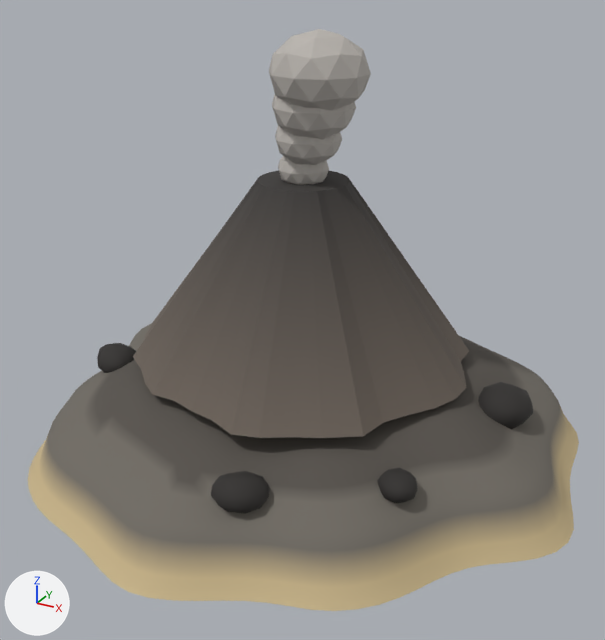
The glTF model mole/assets/home3d/islands/island_west.glb, before and after one commit.
Before and after are seen from a camera (50 mm lens) standing at (-34.2, -25.1, 16.2) and looking at (-47.3, -1.3, 4.3). Lighting does not change. The marker at lower left points along +X, +Y and +Z. The older version comes first. Vertices at exactly the same position are counted once.

Script lines for the objects in view, before the commit:
```python
me_circle_001 = bpy.data.meshes.new('Circle.001')
me_circle_001.from_pydata(...)  # 2763 vertices, 5388 faces; spans x -10.3..10.8, y -10.6..9.8, z -0.9..14.0
me_circle_001.materials.append(mat_islandvc)
ob_island_west_volcano = bpy.data.objects.new('Island_West_Volcano', me_circle_001)
ob_island_west_volcano.location = (-48.0, 0.0, 0.0)
```
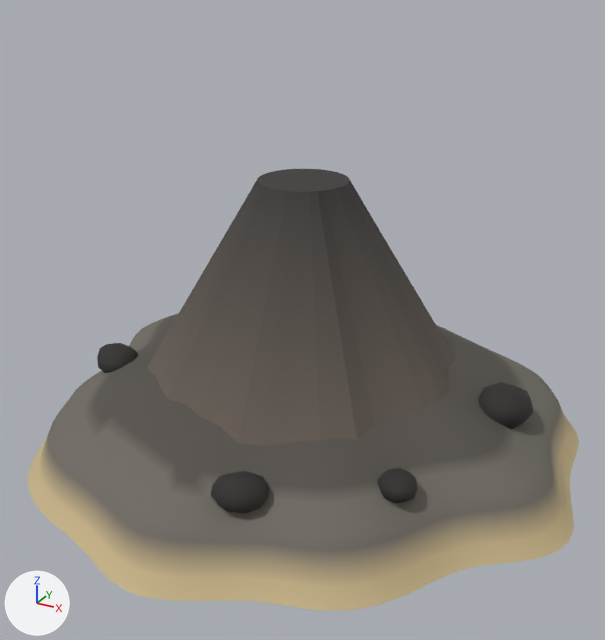
Where the change shows, as pixel boxes (x1, y1, x2, y2) in the pictures (605 x 640 px; the box of a moved part takes in the faces that stretch with it):
'Island_West_Volcano', reshaped (24% shorter)
    before: (28, 29, 579, 611)
    after: (28, 169, 579, 611)
part 1 of me_circle_001, deleted
    before: (278, 156, 329, 185)
part 2 of me_circle_001, deleted
    before: (275, 126, 342, 165)
part 3 of me_circle_001, deleted
    before: (272, 94, 356, 140)
part 4 of me_circle_001, deleted
    before: (269, 29, 371, 111)
part 5 of me_circle_001, moved or reshaped
    before: (133, 180, 469, 438)
    after: (147, 181, 456, 446)

The change, as a diff of the scene's bpy script:
```diff
--- a/mole/assets/home3d/islands/island_west.glb.py
+++ b/mole/assets/home3d/islands/island_west.glb.py
@@ me_circle_001 @@
 # used by ob_island_west_volcano; location = (-48.0, 0.0, 0.0)
-me_circle_001.from_pydata(...)  # 2763 vertices, 5388 faces; spans x -10.3..10.8, y -10.6..9.8, z -0.9..14.0
+me_circle_001.from_pydata(...)  # 2595 vertices, 5068 faces; spans x -10.3..10.8, y -10.6..9.8, z -0.9..9.0
+# me_circle_001 part 1: the loose piece of 42 vertices spanning x -0.9..0.9, y -0.9..0.9, z 8.7..10.1 is deleted
+# me_circle_001 part 2: the loose piece of 42 vertices spanning x -0.8..1.4, y -1.4..0.9, z 9.6..11.4 is deleted
+# me_circle_001 part 3: the loose piece of 42 vertices spanning x -0.7..1.9, y -1.8..1.0, z 10.5..12.7 is deleted
+# me_circle_001 part 4: the loose piece of 42 vertices spanning x -0.7..2.5, y -2.2..1.0, z 11.4..14.0 is deleted
+# me_circle_001 part 5
+# 11 vertices in x -4.8..6.4, y -6.1..5.5, z 2.5 move by (0.0, 0.0, -1.2)
+# 7 vertices in x -5.4..4.6, y -5.6..6.1, z 2.5 move by (0.0, 0.0, -1.3)
+# 5 vertices in x -6.4..1.0, y -1.8..6.4, z 2.5 move by (0.0, 0.0, -1.5)
+# 5 vertices in x -3.4..5.6, y -5.1..4.2, z 2.5 move by (0.0, 0.0, -1.1)
+# 4 vertices in x -0.9..2.0, y -6.5..6.3, z 2.5 move by (0.0, 0.0, -1.4)
+# 3 vertices in x -4.3..6.3, y -4.3..1.9, z 2.5 move by (0.0, 0.0, -1.0)
+# 5 vertices move from x -6.5..6.0, y -1.8..2.7, z 2.5 to x -6.5..6.0, y -1.8..2.7, z 0.8..1.7
 me_circle_001.materials.append(mat_islandvc)
```
